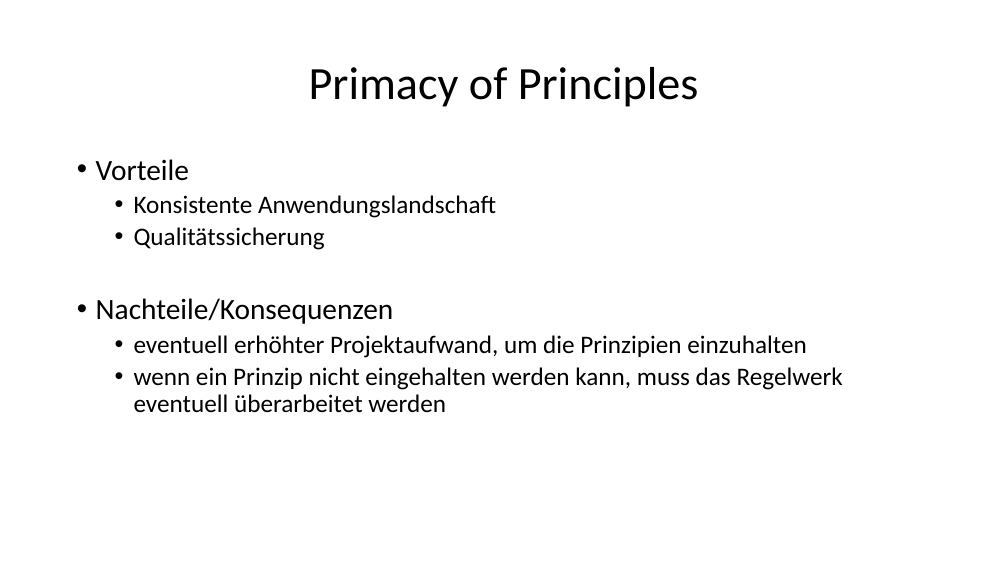
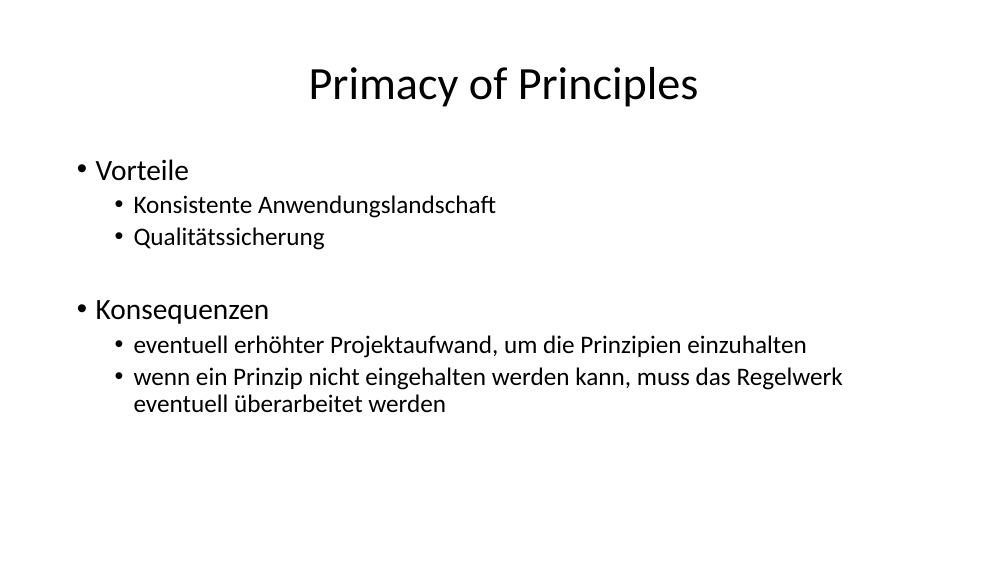
Before and after one commit to ehmkah/cas_swa_sad, a slide deck: slide 14 of Architekturprinzip/Architekturprinzipen.pptx. Drawn at 1008x567 pixels with LibreOffice and Linux fonts; fonts in the diff are those of the drawing. Boxes give left, top, right and bottom in pixels: in the first picture for what was removed or moved away, otherwise in the second. Text is boxed around its words. In the diff, an @@ line names an element or a change of style, - is before the commit and + after.

```diff
--- a/Architekturprinzip/Architekturprinzipen.pptx
+++ b/Architekturprinzip/Architekturprinzipen.pptx
@@ text at bbox=[96, 300, 270, 324]: text changed @@
-• Nachteile/Konsequenzen
+• Konsequenzen
```
Also in this commit, not shown: 7 other slides changed, 1 slide added, 1 slide removed.
